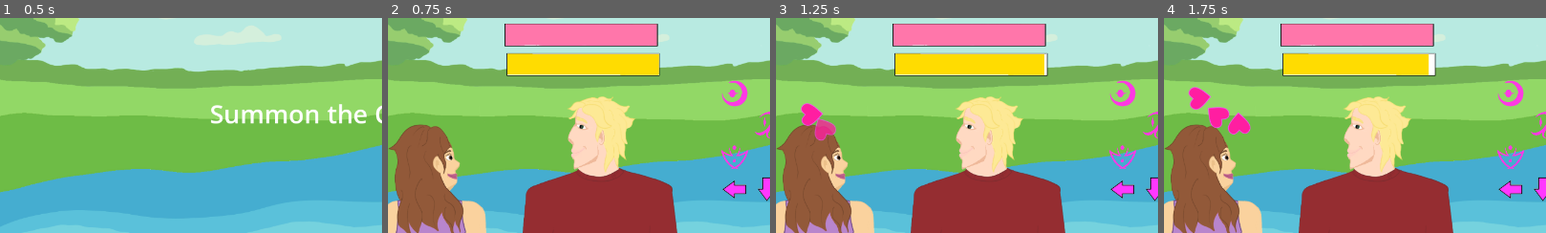
Above: before the commit, frames 1-4 (left to right).
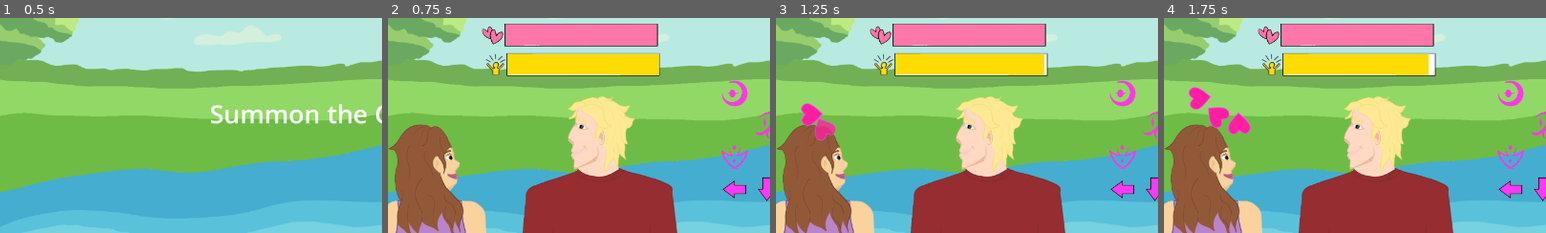
Above: after the commit, the same moments.

Repository: ljweeks/LD55
Game: Godot game, scene res://title.tscn
Same seed, same stepped clock (60 frames per second), same inputs: the game is played once before the commit and once after it. The engine's default icon, where the game draws it, is replaced by a stand-in: a white triangle on a blue panel in a dark square.
Inputs:
- Up to frame 1 (0.5 s): no input
- Up to frame 2 (0.75 s): tap Space (look) at 0.5 s; hold Right (right) from 0.53 s (still down); hold Space (look) from 0.53 s (still down)
- Up to frame 3 (1.25 s): keep holding Right (right); keep holding Space (look)
- Up to frame 4 (1.75 s): release Right (right) at 1.28 s; release Space (look) at 1.28 s; hold Down (down) from 1.28 s (still down); tap Space (look) at 1.35 s
The pictures show only the part of the screen within x 5-55%, y 10-60%; the shares and areas given below are measured in that part.

Frame 1 is identical in both runs. In frame 2, 0.5% of the frame differs, in the area x 24-31%, y 3-27%; in frame 3, 0.5%; in frame 4, 0.5%.

Commit message:
added bar icons

Diff:
--- a/main.tscn
+++ b/main.tscn
@@ -14,6 +14,8 @@
 [ext_resource type="AudioStream" uid="uid://c7cj15468p84h" path="res://assets/lovesong.wav" id="12_btx5p"]
 [ext_resource type="Texture2D" uid="uid://dwl6x76mts1rv" path="res://assets/summoncircle.png" id="12_g4k5c"]
 [ext_resource type="AudioStream" uid="uid://dqhppei3dagct" path="res://assets/summonsong.wav" id="14_aejxv"]
+[ext_resource type="Texture2D" uid="uid://bfwf5vdvt1uon" path="res://assets/conman.png" id="15_ckkc4"]
+[ext_resource type="Texture2D" uid="uid://bwe6f55tr7grs" path="res://assets/hearticon.png" id="16_dxf5s"]
 
 [sub_resource type="Curve" id="Curve_jav6t"]
 _data = [Vector2(0, 0.768421), 0.0, 0.0, 0, 0, Vector2(0.637363, 0.778947), 0.0, 0.0, 0, 0, Vector2(0.868132, 0.505263), 0.0, 0.0, 0, 0]
@@ -131,3 +133,21 @@
 text = "hold space bar to summon some confidence."
 horizontal_alignment = 1
 autowrap_mode = 2
+
+[node name="fellacount" type="Label" parent="."]
+offset_right = 40.0
+offset_bottom = 23.0
+
+[node name="clock" type="Label" parent="."]
+offset_right = 40.0
+offset_bottom = 23.0
+
+[node name="manicon" type="Sprite2D" parent="."]
+position = Vector2(-600, -313)
+scale = Vector2(0.6, 0.6)
+texture = ExtResource("15_ckkc4")
+
+[node name="hearticon" type="Sprite2D" parent="."]
+position = Vector2(-608, -386)
+scale = Vector2(0.6, 0.6)
+texture = ExtResource("16_dxf5s")
Binary file added: assets/conman.png
Not shown, added: assets/conman.png.import
Binary file added: assets/hearticon.png
Not shown, added: assets/hearticon.png.import
Not shown: 1 places in main.tscn that only renumber resources
